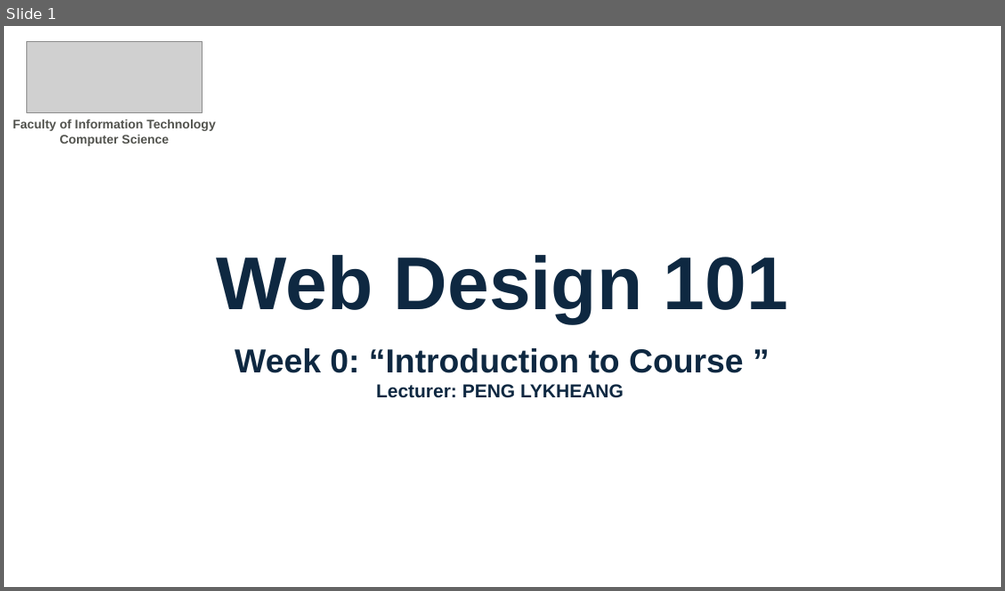
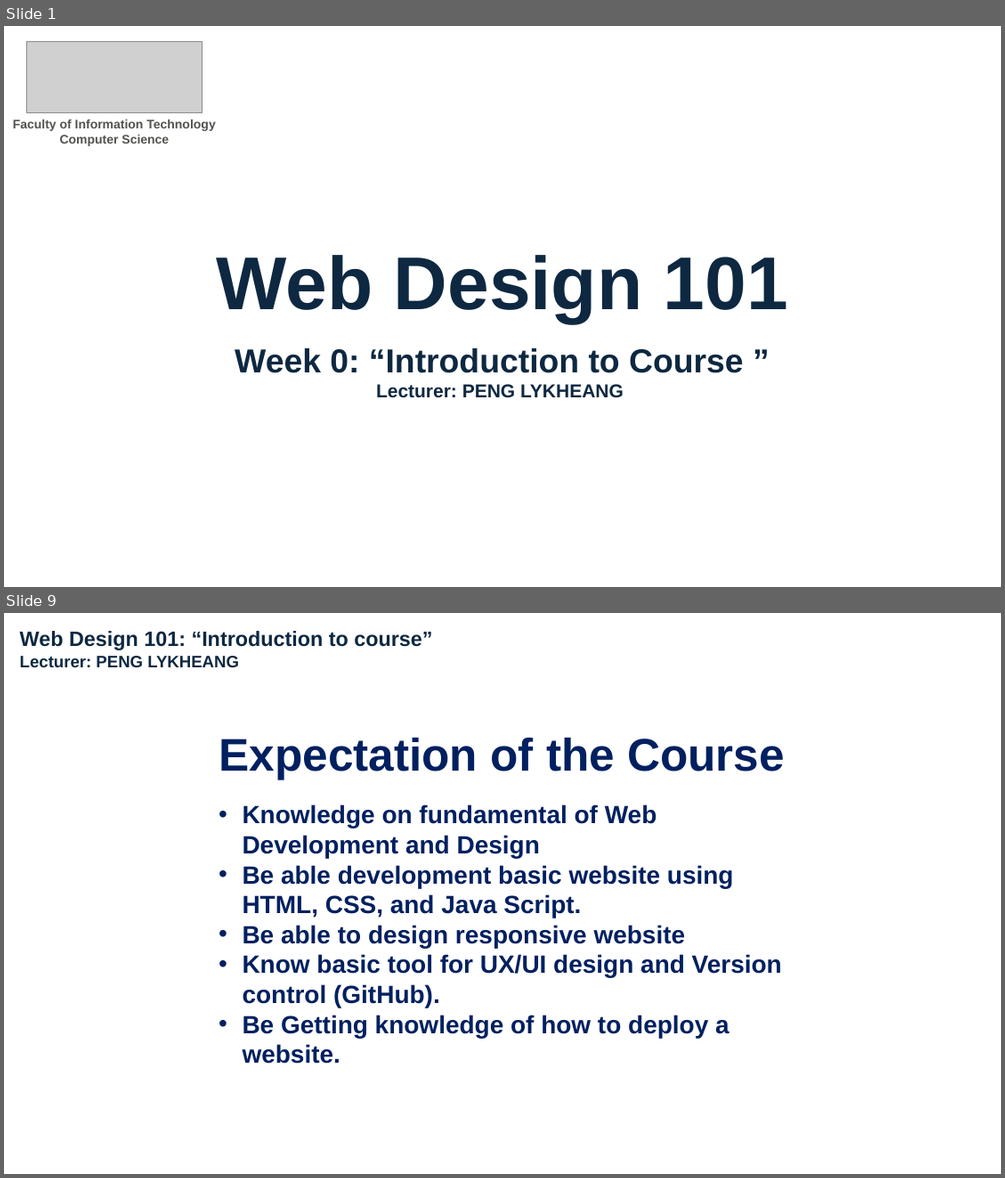
Before and after one commit to LykheangPeng/PBSU_Web_Design_101, a slide deck: Slide/Week 0.pptx. Shown one above the other, each under a label of ours: slide 1 before the commit, slides 1 and 9 after it; the slides between them are not shown. The pictures are 1005x591 and 1005x1178 pixels, drawn with LibreOffice and Linux fonts; fonts in the diff are those of the drawing; grey boxes stand for pictures. Boxes give left, top, right and bottom in pixels: in the first picture for what was removed or moved away, otherwise in the second. Text is boxed around its words. In the diff, an @@ line names an element or a change of style, - is before the commit and + after.

```diff
--- a/Slide/Week 0.pptx
+++ b/Slide/Week 0.pptx
@@ slide 9 added at <box>4,613,1001,1174</box>, background #FFFFFF @@
@@ text added at <box>20,631,432,667</box>, 20 pt, text #0E2841, bold @@
+Web Design 101: “Introduction to course”
+Lecturer: PENG LYKHEANG
@@ text added at <box>219,737,785,779</box>, 44 pt, text #002060, bold @@
+Expectation of the Course
@@ text added at <box>243,804,782,1063</box>, 24 pt, text #002060, bold @@
+• Knowledge on fundamental of Web Development and Design
+• Be able development basic website using HTML, CSS, and Java Script.
+• Be able to design responsive website
+• Know basic tool for UX/UI design and Version control (GitHub).
+• Be Getting knowledge of how to deploy a website.
```
Also in this commit, not shown: 16 other slides added, 1 other file.
